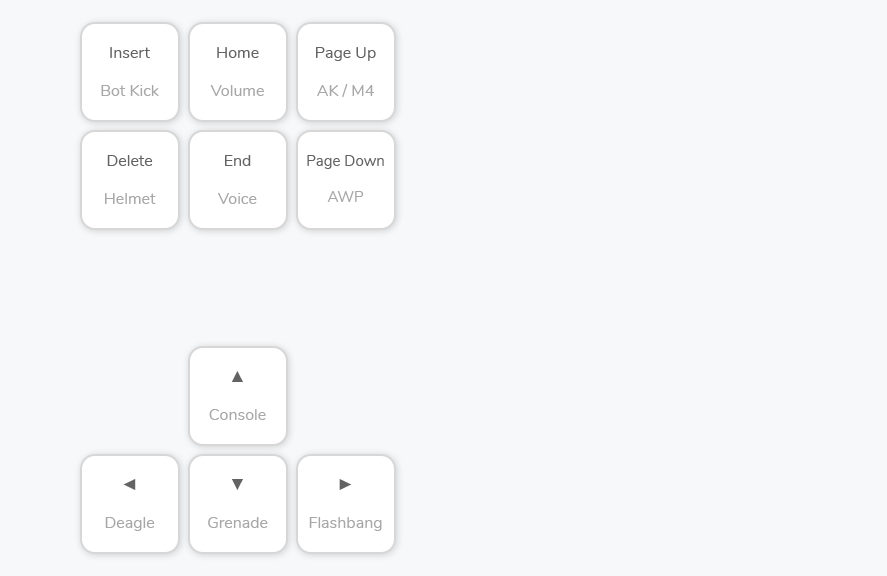
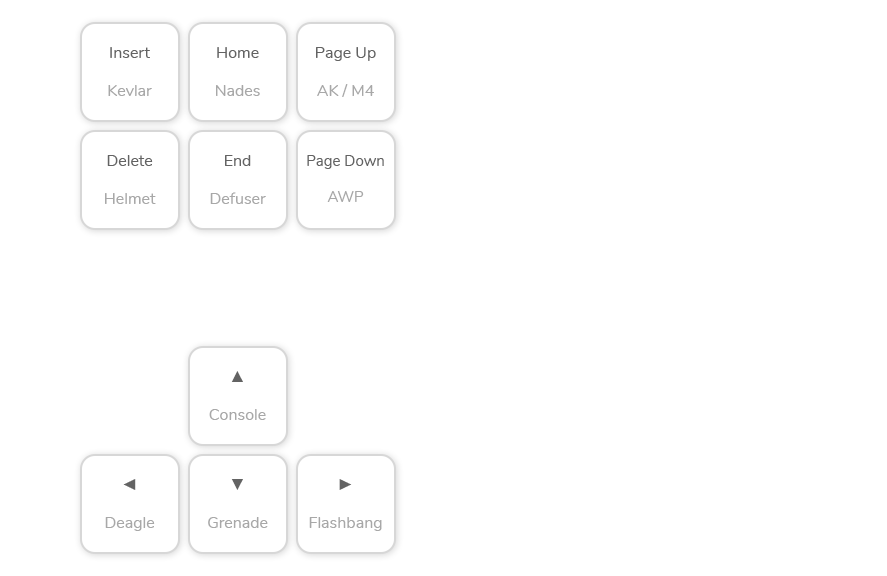
Layers edited between the first and the second 887px x 576px image:
painted on "Key" (1st of 10, in "Buttons" › "Page Down") over [304, 130, 308, 229]
painted on "Text" (2nd of 10, in "Buttons" › "End") over [210, 192, 266, 204]
painted on "Key" (2nd of 10, in "Buttons" › "End") over [196, 130, 200, 229]
painted on "Key" (4th of 10, in "Buttons" › "Page Up") over [304, 22, 308, 121]
painted on "Text" (5th of 10, in "Buttons" › "Home") over [210, 85, 264, 96]
painted on "Key" (5th of 10, in "Buttons" › "Home") over [196, 22, 200, 121]
painted on "Text" (6th of 10, in "Buttons" › "Insert") over [101, 85, 159, 96]
painted on "Key" (7th of 10, in "Buttons" › "Right Arrow") over [304, 454, 308, 553]
painted on "Key" (8th of 10, in "Buttons" › "Down Arrow") over [196, 454, 200, 553]
painted on "Key" (10th of 10, in "Buttons" › "Up Arrow") over [196, 346, 200, 445]
removed layer "Background" over [0, 0, 887, 576]
